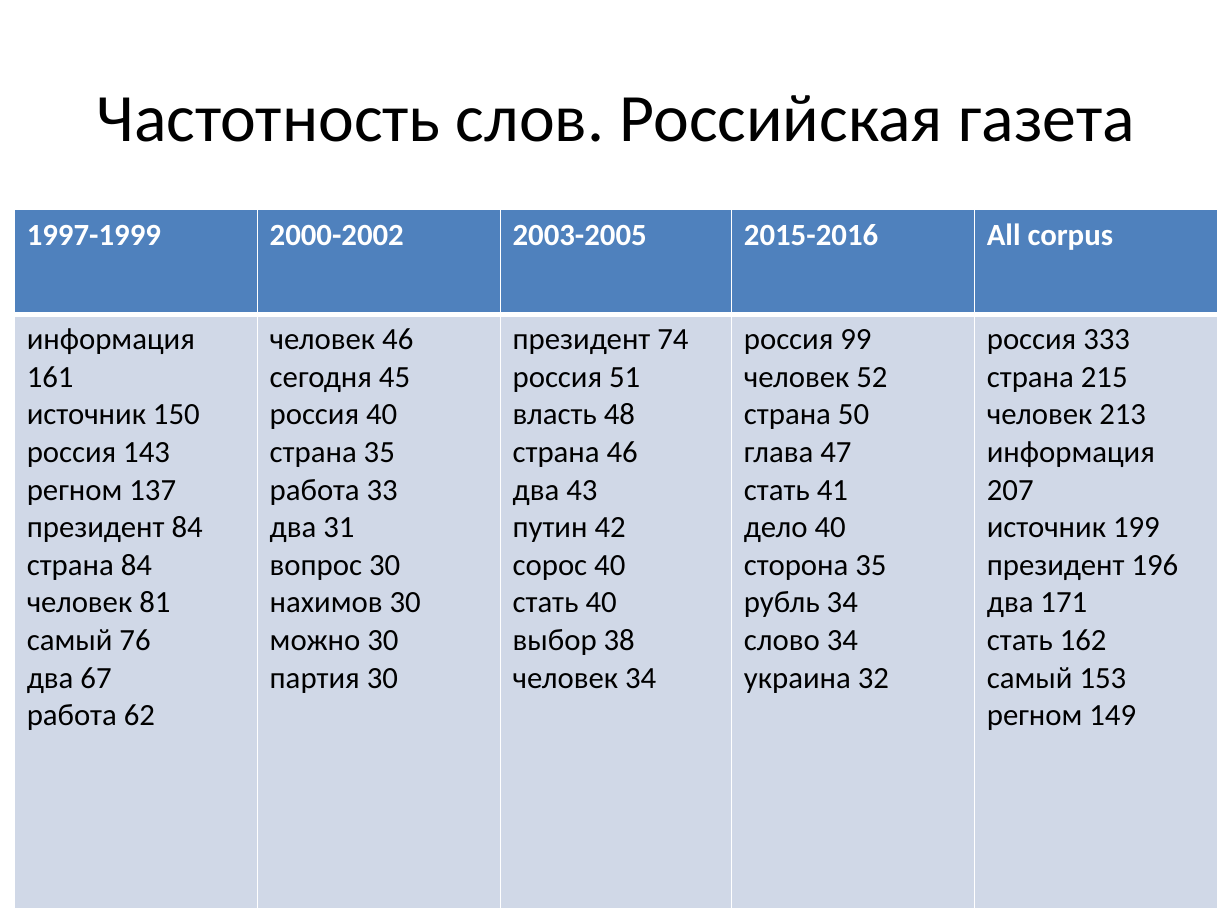
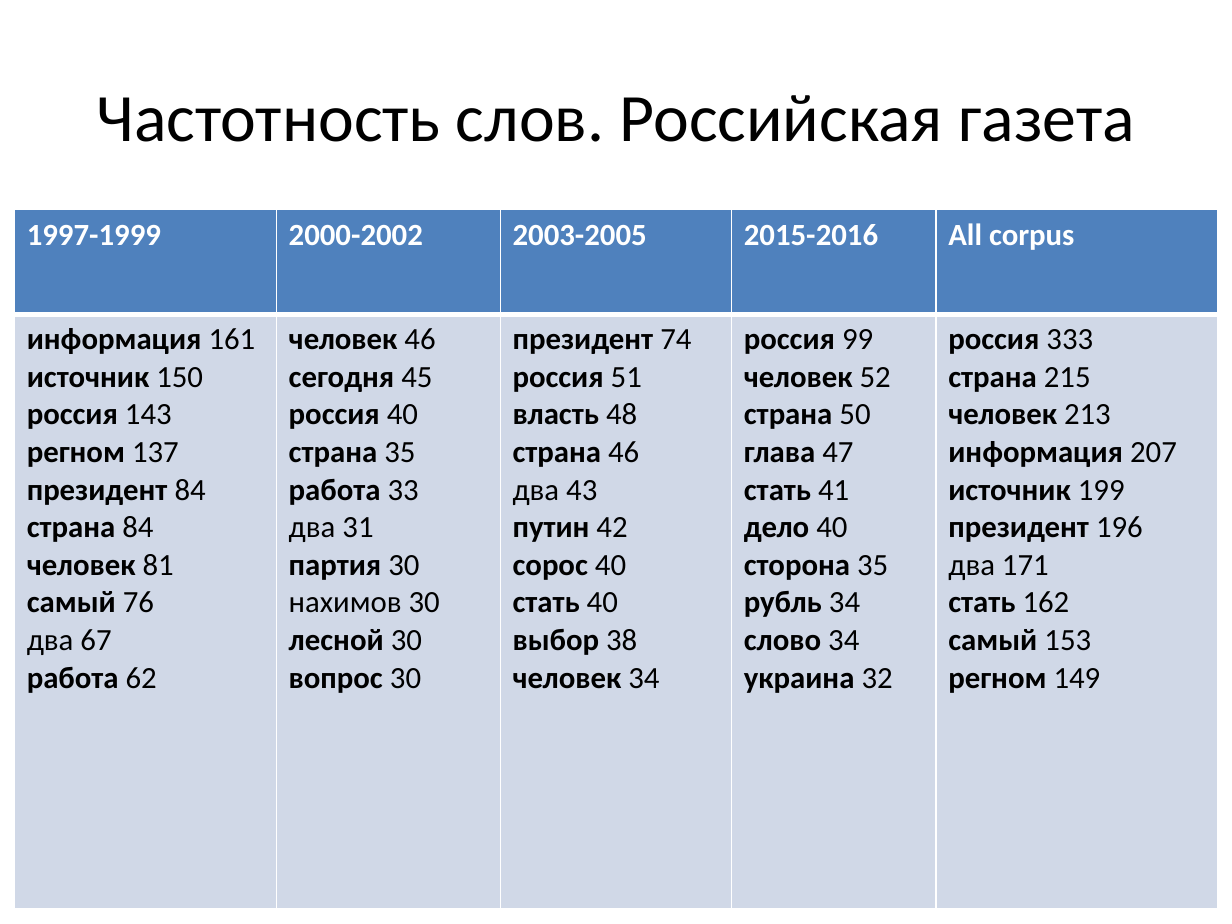
Before and after one commit to arassadin/hse_ling, a slide deck: slide 16 of ng_rg_presentation.pptx. Drawn at 1232x924 pixels with LibreOffice and Linux fonts; fonts in the diff are those of the drawing. Boxes give left, top, right and bottom in pixels: in the first picture for what was removed or moved away, otherwise in the second. Text is boxed around its words. In the diff, an @@ line names an element or a change of style, - is before the commit and + after.

```diff
--- a/ng_rg_presentation.pptx
+++ b/ng_rg_presentation.pptx
@@ table at (15, 209, 1218, 908) @@
-row 2, column 2: человек 46 / сегодня 45 / россия 40 / страна 35 / работа 33 / два 31 / вопрос 30 / нахимов 30 / можно 30 / партия 30
+row 2, column 2: человек 46 / сегодня 45 / россия 40 / страна 35 / работа 33 / два 31 / партия 30 / нахимов 30 / лесной 30 / вопрос 30
@@ bold on in "информация", "источник", "россия", "регном" and 33 more places @@
```
Also in this commit, not shown: 15 other slides changed.
